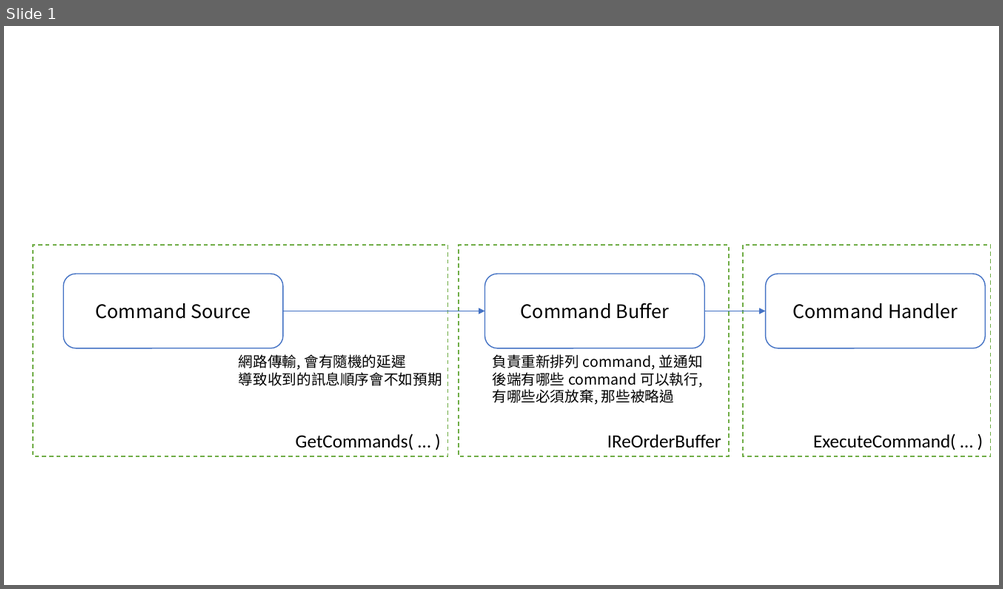
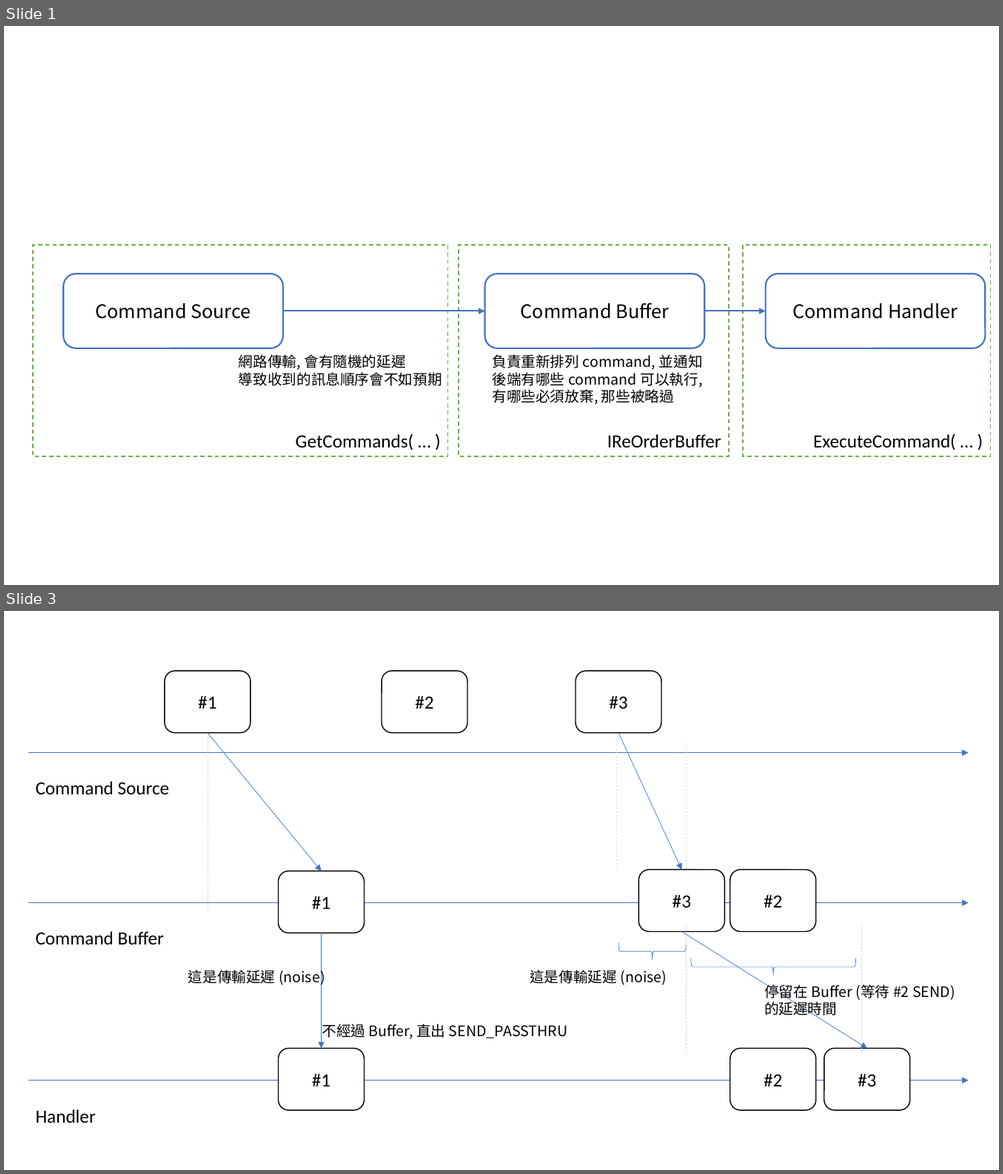
Before and after one commit to andrew0928/Andrew.ReOrderDemo, a slide deck: docs/diagrams.pptx. Shown one above the other, each under a label of ours: slide 1 before the commit, slides 1 and 3 after it; the slides between them are not shown. The pictures are 1003x589 and 1003x1174 pixels, drawn with LibreOffice and Linux fonts; fonts in the diff are those of the drawing. Boxes give left, top, right and bottom in pixels: in the first picture for what was removed or moved away, otherwise in the second. Text is boxed around its words. In the diff, an @@ line names an element or a change of style, - is before the commit and + after.

```diff
--- a/docs/diagrams.pptx
+++ b/docs/diagrams.pptx
@@ slide 3 added at [4, 611, 999, 1170], background #FFFFFF @@
@@ rounded rectangle added at [165, 671, 250, 732], fill #FFFFFF, outline #000000 1 pt, 18 pt, text #000000 @@
+#1
@@ rounded rectangle added at [381, 671, 467, 732], fill #FFFFFF, outline #000000 1 pt, 18 pt, text #000000 @@
+#2
@@ rounded rectangle added at [575, 671, 661, 732], fill #FFFFFF, outline #000000 1 pt, 18 pt, text #000000 @@
+#3
@@ line added from (208, 732) to (208, 911), #D9D9D9 0.5 pt dashed @@
@@ arrow added from (208, 732) to (321, 871), #4472C4 0.5 pt @@
@@ line added from (616, 741) to (616, 871), #D9D9D9 0.5 pt dashed @@
@@ arrow added from (618, 732) to (681, 870), #4472C4 0.5 pt @@
@@ line added from (686, 741) to (686, 871), #D9D9D9 0.5 pt dashed @@
@@ arrow added from (28, 753) to (968, 753), #4472C4 0.5 pt @@
@@ text added at [36, 781, 170, 795], 18 pt, text #000000 @@
+Command Source
@@ rounded rectangle added at [279, 871, 364, 934], fill #FFFFFF, outline #000000 1 pt, 18 pt, text #000000 @@
+#1
@@ rounded rectangle added at [639, 870, 725, 932], fill #FFFFFF, outline #000000 1 pt, 18 pt, text #000000 @@
+#3
@@ rounded rectangle added at [730, 870, 816, 932], fill #FFFFFF, outline #000000 1 pt, 18 pt, text #000000 @@
+#2
@@ arrow added from (28, 903) to (968, 903), #4472C4 0.5 pt @@
@@ text added at [36, 931, 164, 945], 18 pt, text #000000 @@
+Command Buffer
@@ arrow added from (321, 934) to (321, 1049), #4472C4 0.5 pt @@
@@ right brace added at [618, 943, 686, 960], outline #4472C4 0.5 pt @@
@@ arrow added from (681, 932) to (868, 1049), #4472C4 0.5 pt @@
@@ line added from (686, 925) to (686, 1055), #D9D9D9 0.5 pt dashed @@
@@ line added from (861, 925) to (861, 1055), #D9D9D9 0.5 pt dashed @@
@@ right brace added at [691, 959, 855, 976], outline #4472C4 0.5 pt @@
@@ text added at [188, 968, 325, 987], 14 pt, text #000000 @@
+這是傳輸延遲 (noise)
@@ text added at [529, 970, 667, 985], 14 pt, text #000000 @@
+這是傳輸延遲 (noise)
@@ text added at [764, 983, 955, 1019], 14 pt, text #000000 @@
+停留在 Buffer (等待 #2 SEND)
+的延遲時間
@@ text added at [321, 1024, 568, 1039], 14 pt, text #000000 @@
+不經過 Buffer, 直出 SEND_PASSTHRU
@@ rounded rectangle added at [279, 1049, 364, 1111], fill #FFFFFF, outline #000000 1 pt, 18 pt, text #000000 @@
+#1
@@ rounded rectangle added at [730, 1049, 816, 1111], fill #FFFFFF, outline #000000 1 pt, 18 pt, text #000000 @@
+#2
@@ rounded rectangle added at [824, 1049, 910, 1111], fill #FFFFFF, outline #000000 1 pt, 18 pt, text #000000 @@
+#3
@@ arrow added from (28, 1081) to (968, 1081), #4472C4 0.5 pt @@
@@ text added at [36, 1110, 96, 1124], 18 pt, text #000000 @@
+Handler
@@ slide 1 changed as well @@
@@ outline #4472C4 1 pt to #4472C4 1.5 pt in 3 elements at [64, 274, 283, 349], [484, 274, 704, 349], [765, 274, 984, 349] @@
```
Also in this commit, not shown: 2 other slides added.
